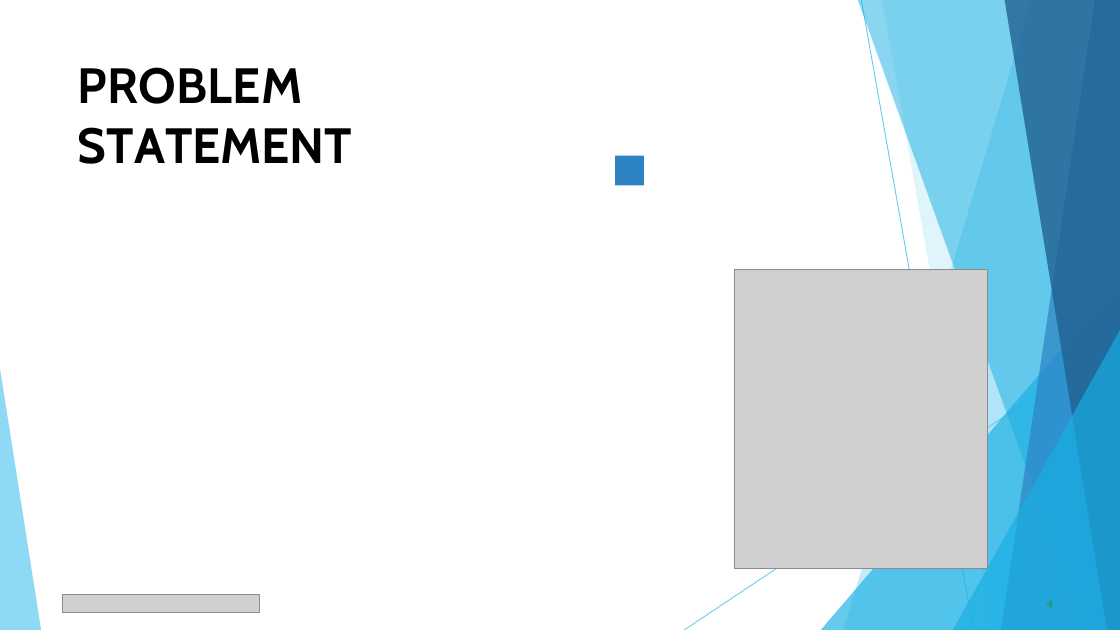
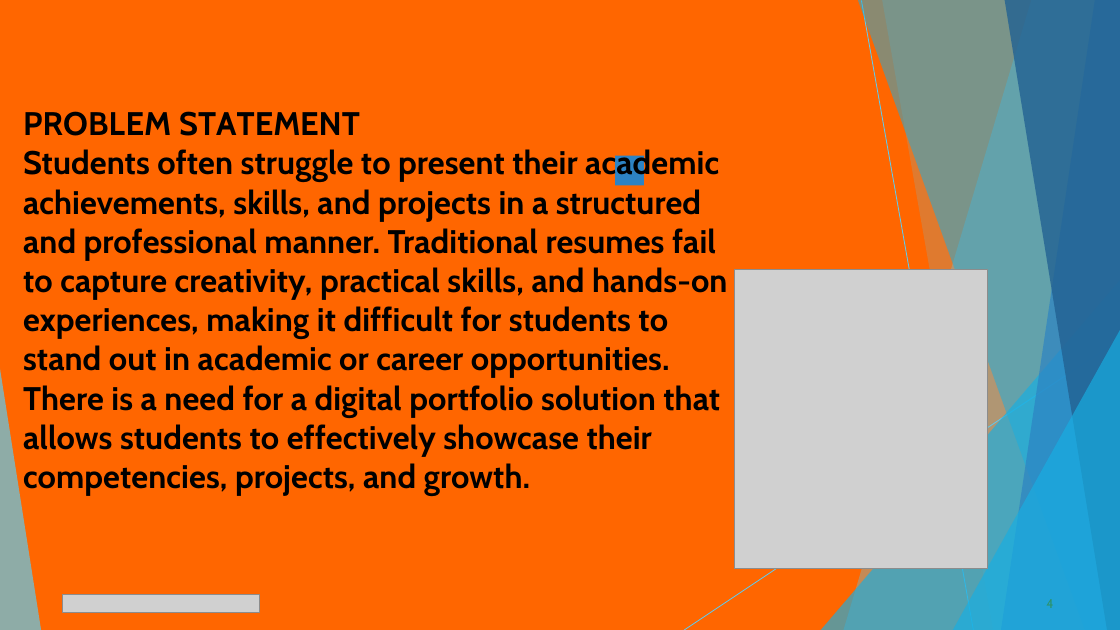
Before and after one commit to mohanpriyamohan2006-create/Mohan-priya--NM-edunet-project-, a slide deck: slide 4 of PPT FWD TNSDC 2025.pptx. Drawn at 1120x630 pixels with LibreOffice and Linux fonts; fonts in the diff are those of the drawing; grey boxes stand for pictures. Boxes give left, top, right and bottom in pixels: in the first picture for what was removed or moved away, otherwise in the second. Text is boxed around its words. In the diff, an @@ line names an element or a change of style, - is before the commit and + after.

```diff
--- a/PPT FWD TNSDC 2025.pptx
+++ b/PPT FWD TNSDC 2025.pptx
@@ background #FFFFFF to #FF6600 @@
@@ title removed at <box>78,67,353,164</box> @@
-PROBLEM STATEMENT
@@ title added at <box>23,111,727,496</box>, 28 pt, text #000000, bold @@
+PROBLEM STATEMENT
+Students often struggle to present their academic achievements, skills, and projects in a structured and professional manner. Traditional resumes fail to capture creativity, practical skills, and hands-on experiences, making it difficult for students to stand out in academic or career opportunities. There is a need for a digital portfolio solution that allows students to effectively showcase their competencies, projects, and growth.
```
Also in this commit, not shown: 8 other slides changed, 4 slides added, 2 slides removed.
